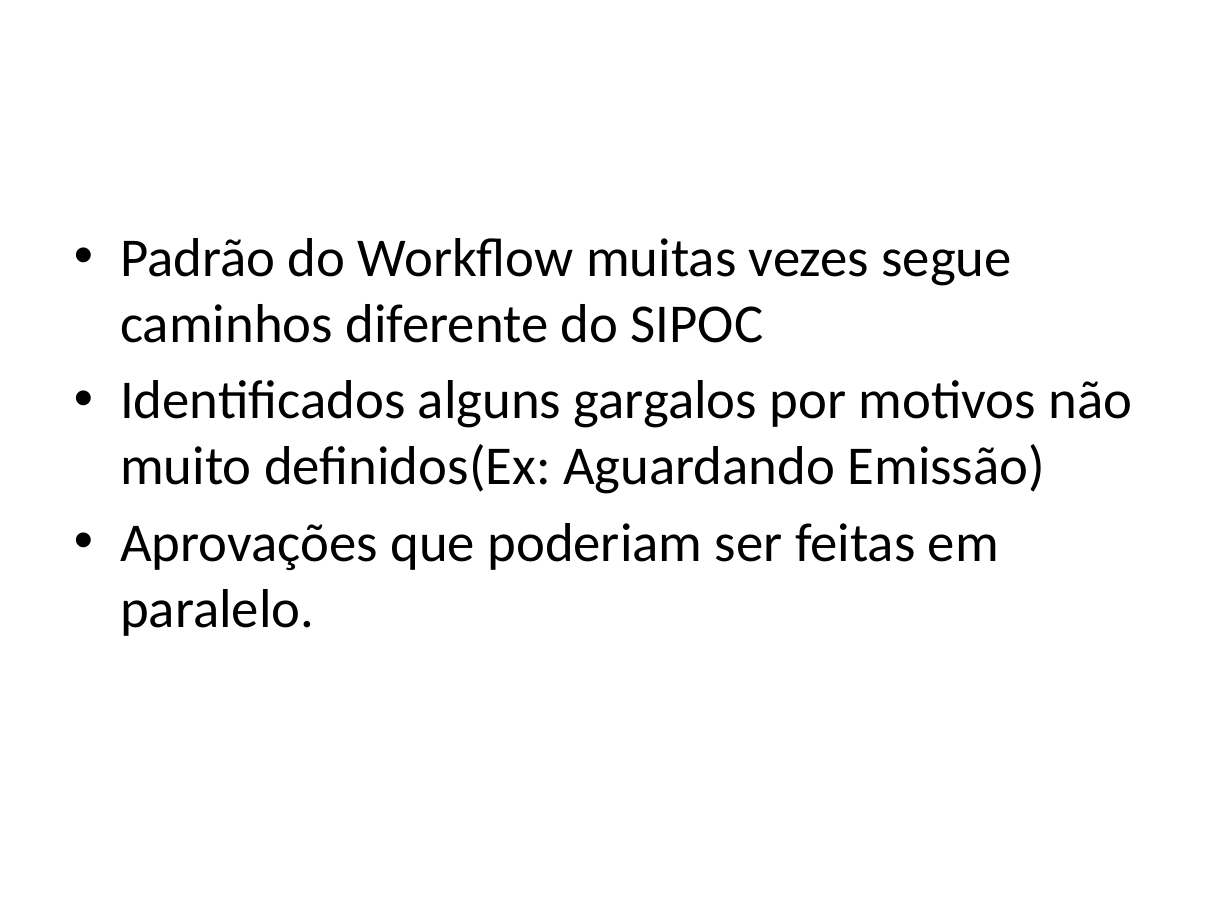
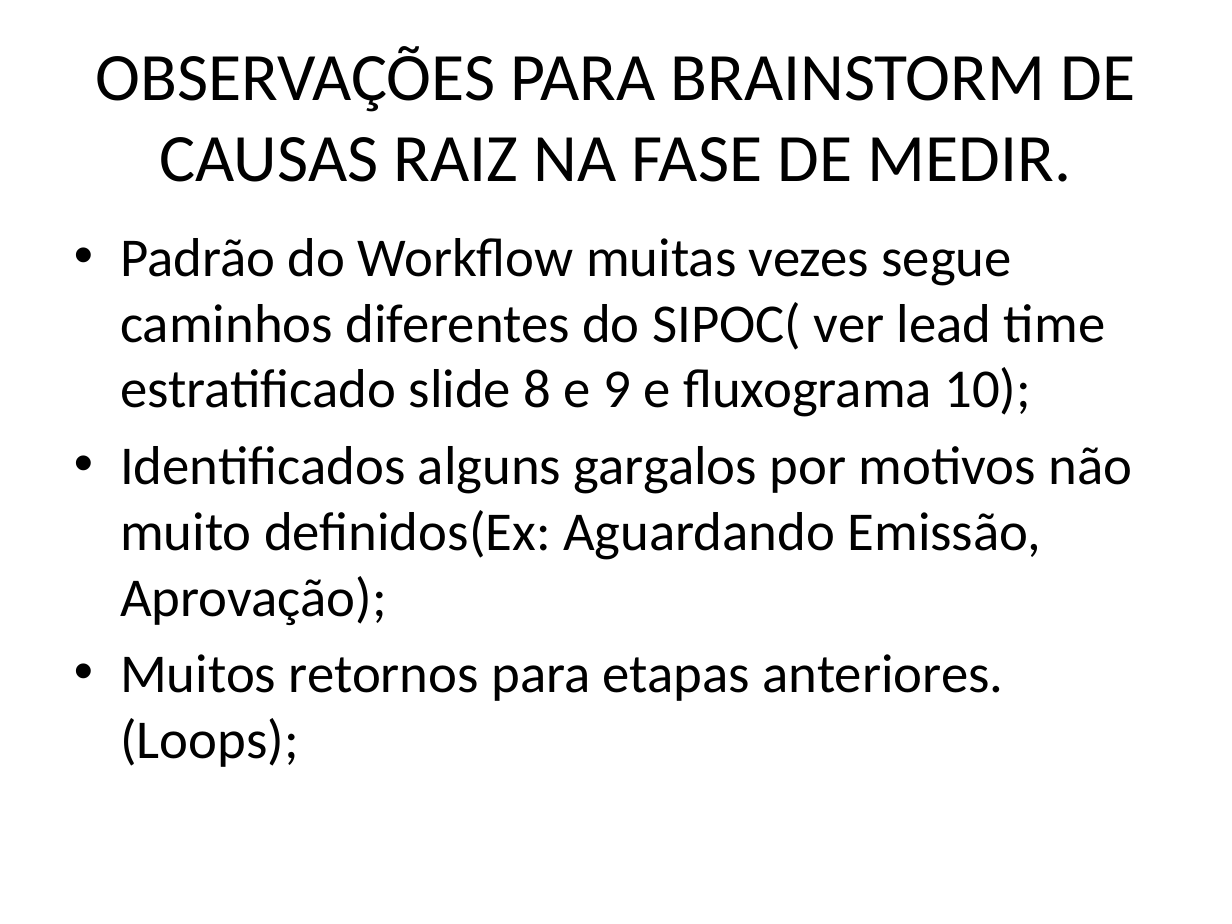
Before and after one commit to ruhansanabria/Puc_Lean2016, a slide deck: slide 11 of Apresentações - ATAS de Reunião/TRE – Projeto PUC PR_16122016.pptx (slide 7 before the commit). Drawn at 1232x924 pixels with LibreOffice and Linux fonts; fonts in the diff are those of the drawing. Boxes give left, top, right and bottom in pixels: in the first picture for what was removed or moved away, otherwise in the second. Text is boxed around its words. In the diff, an @@ line names an element or a change of style, - is before the commit and + after.

Commit message:
Finalizado fluxograma Atualizado linhas dos graficos estratificados por área, arquivo de dispensa

```diff
--- a/Apresentações - ATAS de Reunião/TRE – Projeto PUC PR_16122016.pptx
+++ b/Apresentações - ATAS de Reunião/TRE – Projeto PUC PR_16122016.pptx
@@ title added at box(96, 46, 1136, 182), 39.6 pt, text #000000 @@
+OBSERVAÇÕES PARA BRAINSTORM DE CAUSAS RAIZ NA FASE DE MEDIR.
@@ text at box(120, 238, 1133, 767): text changed @@
-• Padrão do Workflow muitas vezes segue caminhos diferente do SIPOC
-• Identificados alguns gargalos por motivos não muito definidos(Ex: Aguardando Emissão)
-• Aprovações que poderiam ser feitas em paralelo.
+• Padrão do Workflow muitas vezes segue caminhos diferentes do SIPOC( ver lead time estratificado slide 8 e 9 e fluxograma 10);
+• Identificados alguns gargalos por motivos não muito definidos(Ex: Aguardando Emissão, Aprovação);
+• Muitos retornos para etapas anteriores.(Loops);
```
Also in this commit, not shown: 1 other slide changed, 4 slides added, 4 other files.
